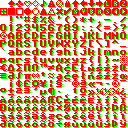
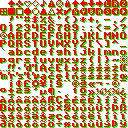
The second (128, 128) image is a revision of the first. Changes to its layers:
renamed "Layer #1" to "Layer #3", moved it above "Layer #2", painted on it over [left=0, top=16, right=117, bottom=81]
painted on "Layer #2" over [left=0, top=16, right=117, bottom=81]
